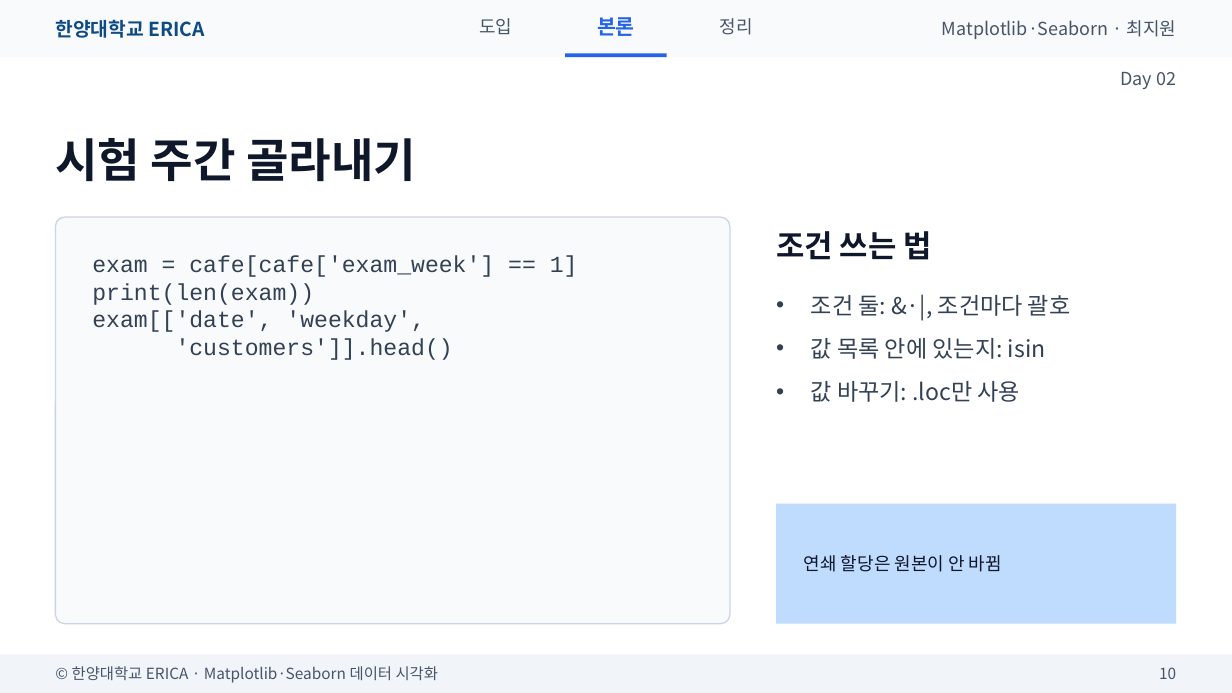
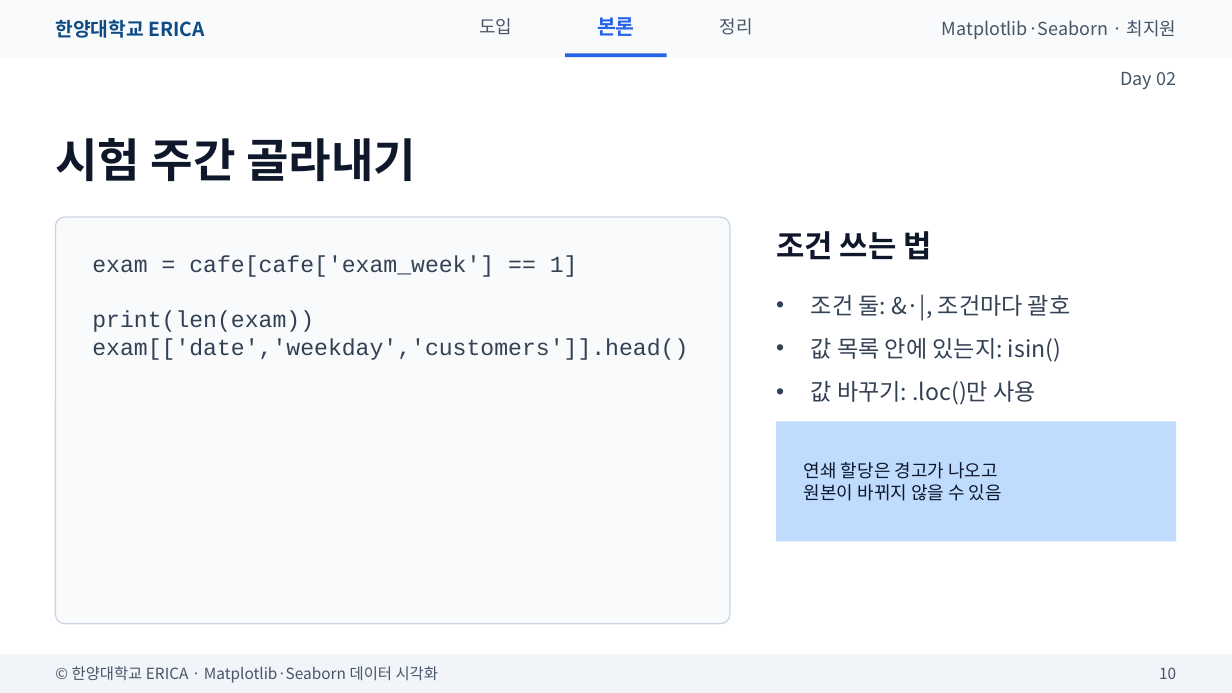
Before and after one commit to wonguwon/generate_lesson, a slide deck: slide 10 of materials/matplotlib-seaborn/ppt/Day02/Day02_pandas로데이터다루기.pptx. Drawn at 1232x693 pixels with LibreOffice and Linux fonts; fonts in the diff are those of the drawing. Boxes give left, top, right and bottom in pixels: in the first picture for what was removed or moved away, otherwise in the second. Text is boxed around its words. In the diff, an @@ line names an element or a change of style, - is before the commit and + after.

```diff
--- a/materials/matplotlib-seaborn/ppt/Day02/Day02_pandas로데이터다루기.pptx
+++ b/materials/matplotlib-seaborn/ppt/Day02/Day02_pandas로데이터다루기.pptx
@@ text at bbox=[92, 338, 688, 360]: text changed @@
-exam[['date', 'weekday',
-'customers']].head()
+exam[['date','weekday','customers']].head()
@@ text at bbox=[811, 338, 1061, 405]: text changed @@
-• 값 목록 안에 있는지: isin
-• 값 바꾸기: .loc만 사용
+• 값 목록 안에 있는지: isin()
+• 값 바꾸기: .loc()만 사용
@@ rectangle: place and size @@
-rectangle at bbox=[776, 504, 1177, 624]
+rectangle at bbox=[776, 421, 1177, 542]
@@ text at bbox=[804, 462, 1002, 501]: text changed @@
-연쇄 할당은 원본이 안 바뀜
+연쇄 할당은 경고가 나오고
+원본이 바뀌지 않을 수 있음
```
Also in this commit, not shown: 7 other slides changed, 3 slides removed, 6 other files.
